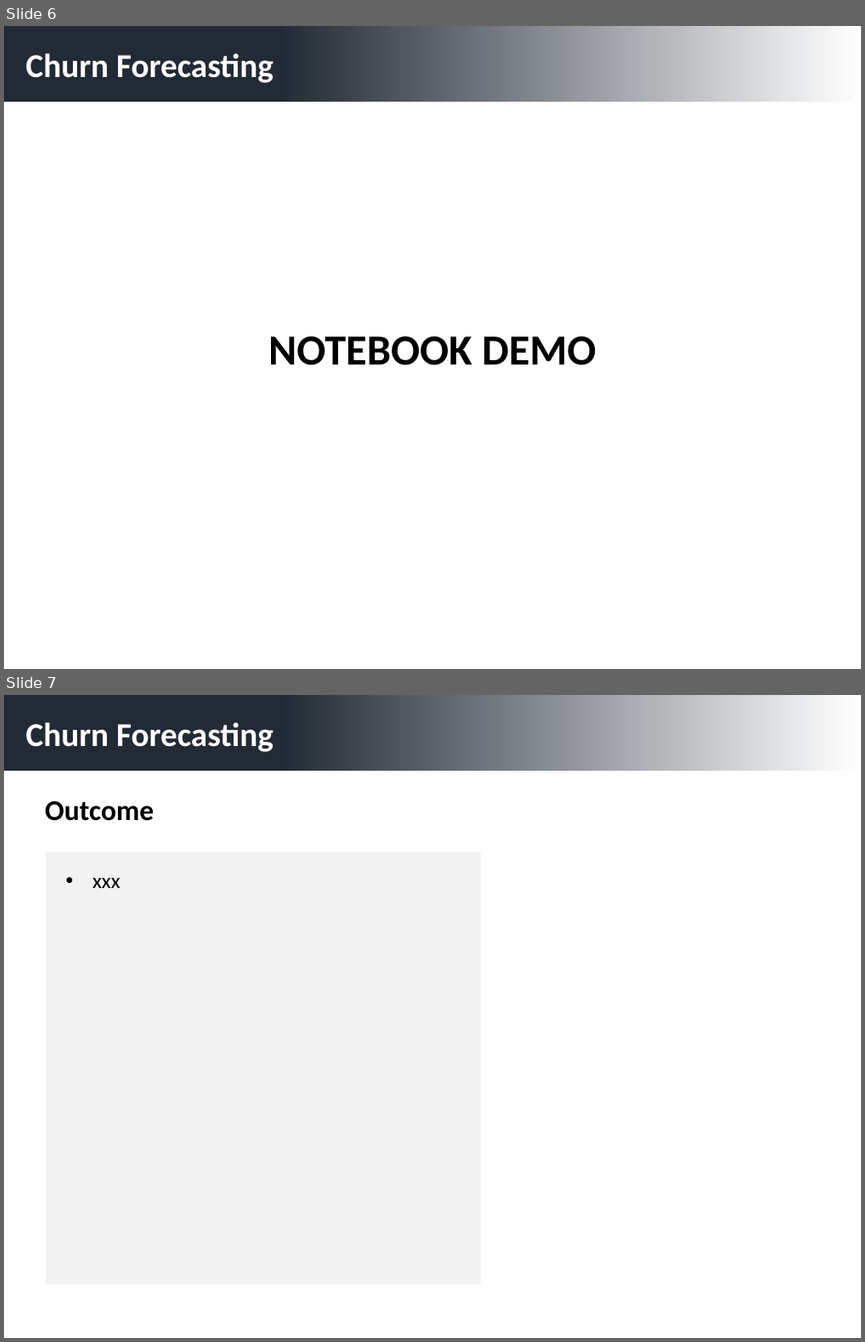
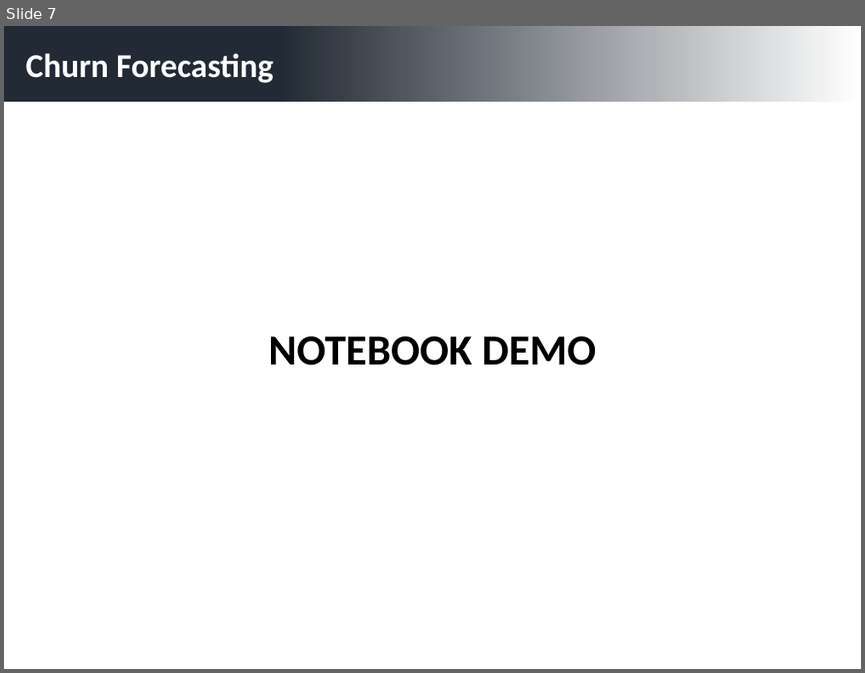
Before and after one commit to ehannell/customer_retention, a slide deck: Presentation Slides/Customer Retention Presentation.pptx. Shown one above the other, each under a label of ours: slides 6 and 7 before the commit, slide 7 after it. The pictures are 865x1342 and 865x673 pixels, drawn with LibreOffice and Linux fonts; fonts in the diff are those of the drawing. Boxes give left, top, right and bottom in pixels: in the first picture for what was removed or moved away, otherwise in the second. Text is boxed around its words. In the diff, an @@ line names an element or a change of style, - is before the commit and + after.

```diff
--- a/Presentation Slides/Customer Retention Presentation.pptx
+++ b/Presentation Slides/Customer Retention Presentation.pptx
@@ slide 7 removed at (x1=4, y1=695, x2=861, y2=1338), background #FFFFFF @@
@@ rectangle removed at (x1=4, y1=695, x2=861, y2=771) @@
@@ text removed at (x1=26, y1=722, x2=273, y2=752) @@
-Churn Forecasting
@@ text removed at (x1=45, y1=801, x2=154, y2=821) @@
-Outcome
@@ rectangle removed at (x1=46, y1=851, x2=481, y2=1283) @@
@@ text removed at (x1=92, y1=878, x2=120, y2=888) @@
-• xxx
@@ what was slide 6 is now slide 7 @@
```
Also in this commit, not shown: 1 slide changed, 1 slide added, 2 other files.
